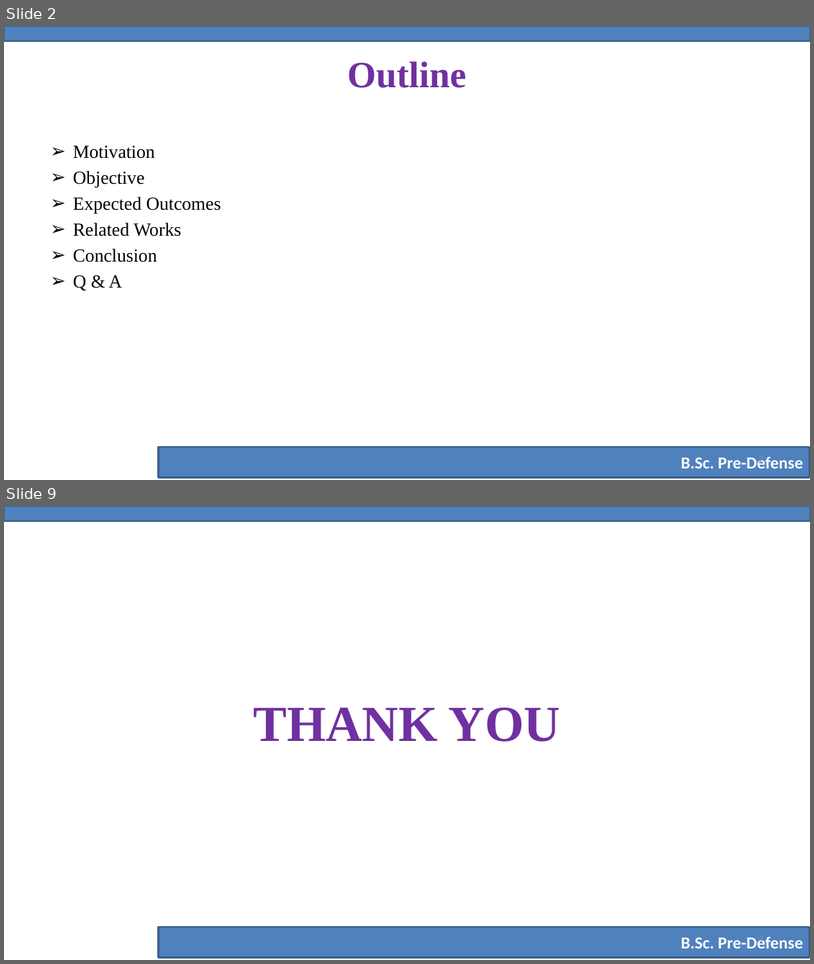
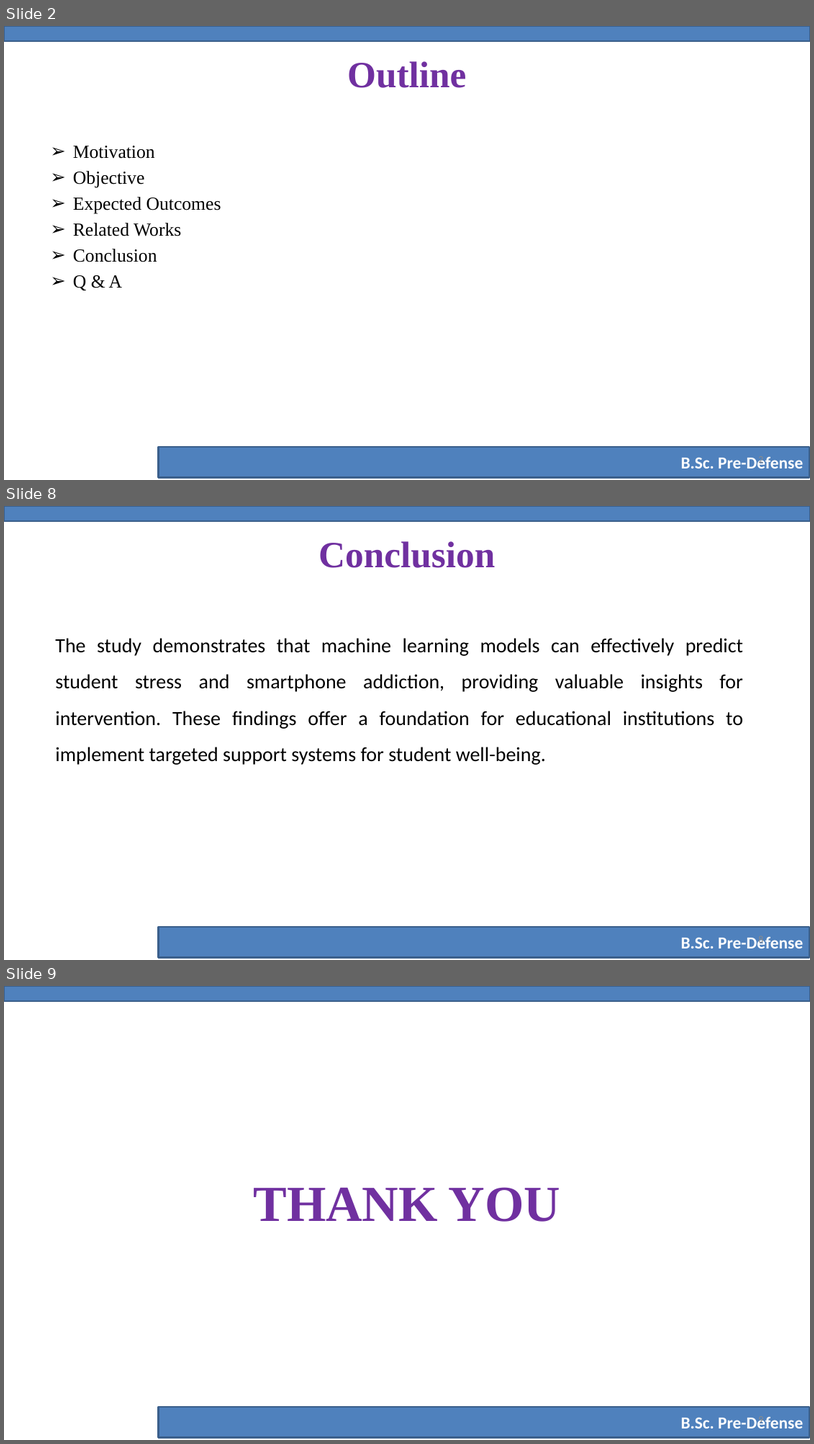
Before and after one commit to yeaminsakib/project, a slide deck: Stress_Prediction/Pre-Defense-Slide-Template.pptx. Shown one above the other, each under a label of ours: slides 2 and 9 before the commit, slides 2, 8 and 9 after it; the slides between them are not shown. The pictures are 814x964 and 814x1444 pixels, drawn with LibreOffice and Linux fonts; fonts in the diff are those of the drawing; background and template pictures are left out. Boxes give left, top, right and bottom in pixels: in the first picture for what was removed or moved away, otherwise in the second. Text is boxed around its words. In the diff, an @@ line names an element or a change of style, - is before the commit and + after.

```diff
--- a/Stress_Prediction/Pre-Defense-Slide-Template.pptx
+++ b/Stress_Prediction/Pre-Defense-Slide-Template.pptx
@@ slide 8 added at (x1=4, y1=506, x2=810, y2=960), background #FFFFFF; not listed: 2 template elements that a slide beside it also shows @@
@@ title added at (x1=319, y1=541, x2=495, y2=568), 44 pt, text #7030A0, bold @@
+Conclusion
@@ text added at (x1=55, y1=638, x2=743, y2=764), 24 pt, text #000000 @@
+The study demonstrates that machine learning models can effectively predict student stress and smartphone addiction, providing valuable insights for intervention. These findings offer a foundation for educational institutions to implement targeted support systems for student well-being.
@@ page number added at (x1=759, y1=936, x2=764, y2=945), 12 pt, text #8C8C8C @@
+8
```
Also in this commit, not shown: 4 slides changed, 2 other slides added, 3 slides removed, 2 other files.
